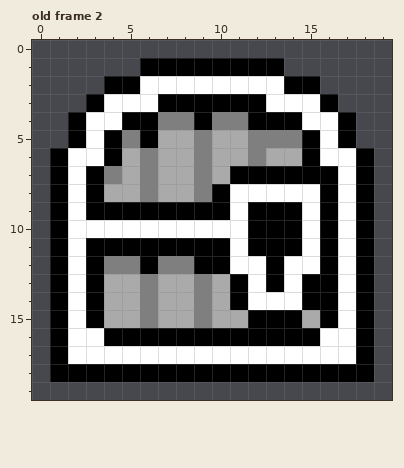
Edited in one commit: pixel-art file (art/door.ase). Above is the file before it was changed.
20x20 pixels, 4 frames. Shown: old frame 2. The commit also changed other frames, which this record leaves out.
The same view after the edit:
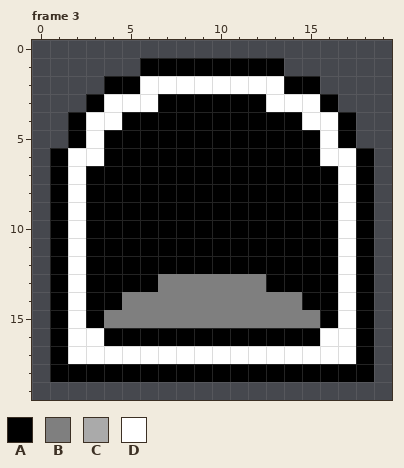
Palette (. is transparent): A #000000  B #7f7f7f  C #aaaaaa  D #ffffff
A new or re-ordered frame is compared with the old frame closest to it.
Edits made:
frames 4 -> 7
--- frame 3 is new; against old frame 2
@@ x 0..19 @@
  3 ...ADDDAAAAAADDDA...
- 4 ..ADDAABBABBAAADDA..
- 5 ..ADABACCBCCBBBADA..
- 6 .ADDACBCCBCCBCCADDA.
- 7 .ADABCBCCBCAAAAAADA.
- 8 .ADACCBCCBADDDDDADA.
- 9 .ADAAAAAAAADAAADADA.
-10 .ADDDDDDDDDDAAADADA.
-11 .ADAAAAAAAADAAADADA.
-12 .ADABBABBAADDADDADA.
-13 .ADACCBCCBCADADAADA.
-14 .ADACCBCCBCADDDAADA.
-15 .ADACCBCCBCCAAACADA.
+ 4 ..ADDAAAAAAAAAADDA..
+ 5 ..ADAAAAAAAAAAAADA..
+ 6 .ADDAAAAAAAAAAAADDA.
+ 7 .ADAAAAAAAAAAAAAADA.
+ 8 .ADAAAAAAAAAAAAAADA.
+ 9 .ADAAAAAAAAAAAAAADA.
+10 .ADAAAAAAAAAAAAAADA.
+11 .ADAAAAAAAAAAAAAADA.
+12 .ADAAAAAAAAAAAAAADA.
+13 .ADAAAABBBBBBAAAADA.
+14 .ADAABBBBBBBBBBAADA.
+15 .ADABBBBBBBBBBBBADA.
 16 .ADDAAAAAAAAAAAADDA.
Where, in picture pixels (left, top, right, bottom), the same in both pictures:
changed: (86, 112, 320, 328)
